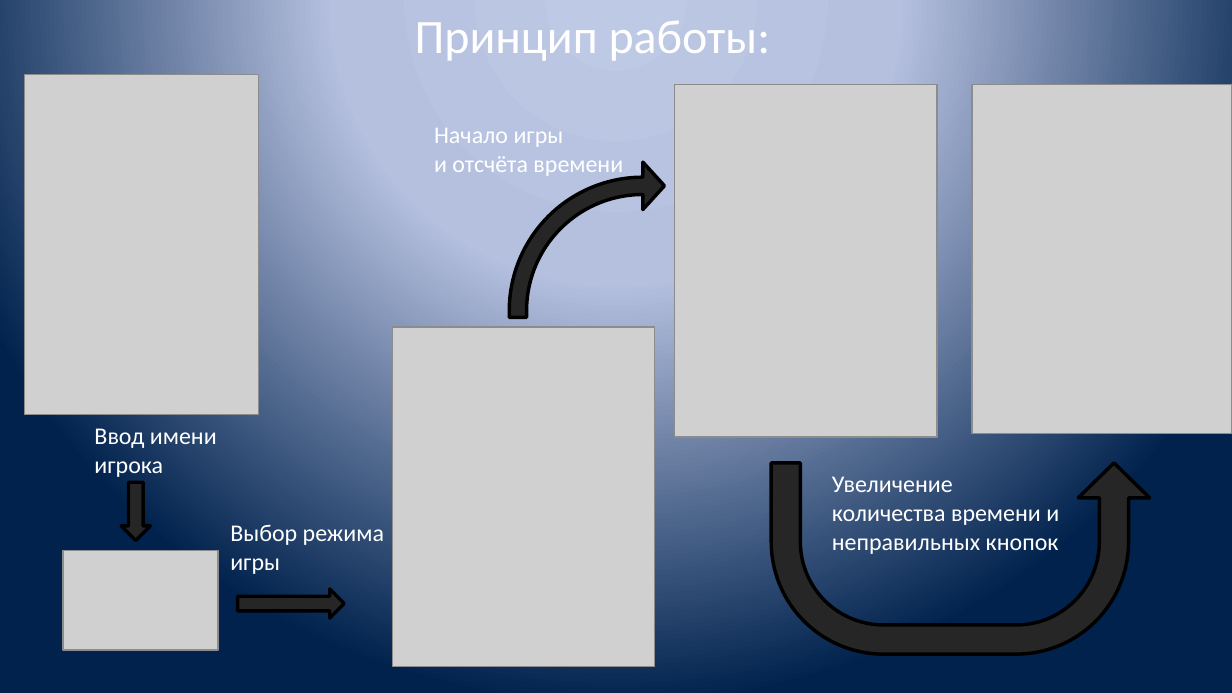
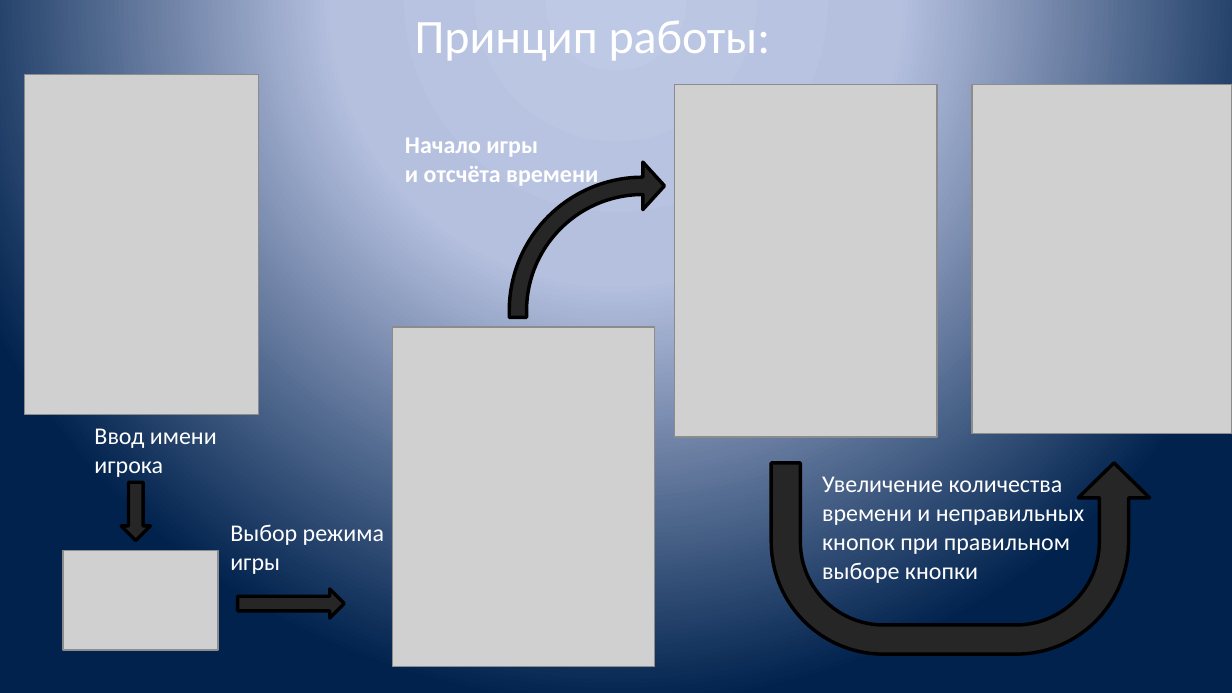
Before and after one commit to YToplennik/Project_game, a slide deck: slide 4 of Презентация на тему.pptx. Drawn at 1232x693 pixels with LibreOffice and Linux fonts; fonts in the diff are those of the drawing; grey boxes stand for pictures. Boxes give left, top, right and bottom in pixels: in the first picture for what was removed or moved away, otherwise in the second. Text is boxed around its words. In the diff, an @@ line names an element or a change of style, - is before the commit and + after.

Commit message:
презентация

```diff
--- a/Презентация на тему.pptx
+++ b/Презентация на тему.pptx
@@ text "Начало игры": place and size @@
-text "Начало игры" at box(434, 128, 623, 179)
+text "Начало игры" at box(405, 138, 598, 188)
@@ text "Начало игры" at box(405, 138, 598, 188): bold on @@
@@ text at box(822, 476, 1085, 583): text changed @@
-Увеличение количества времени и неправильных кнопок
+Увеличение количества времени и неправильных кнопок при правильном выборе кнопки
```
